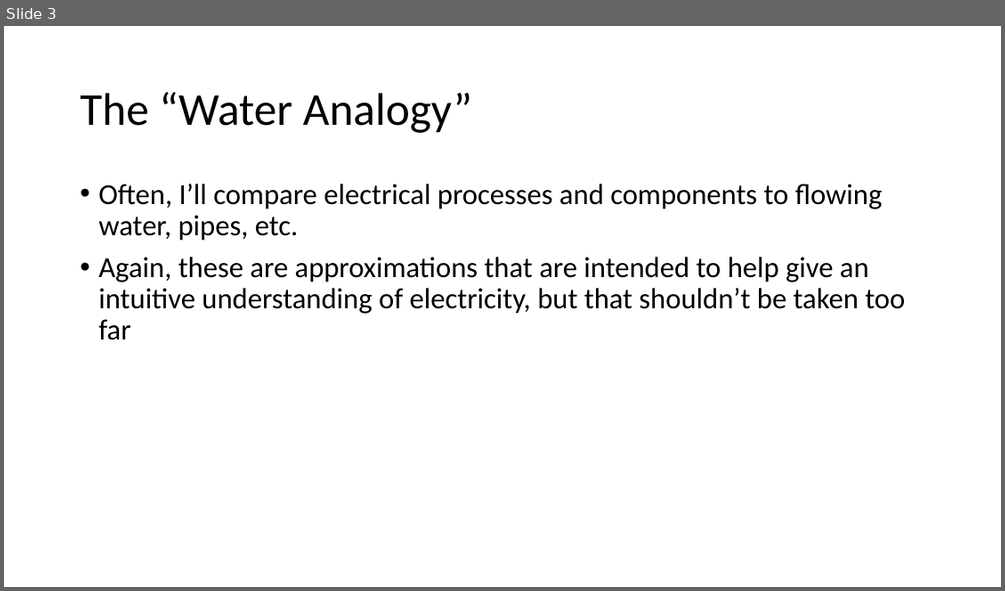
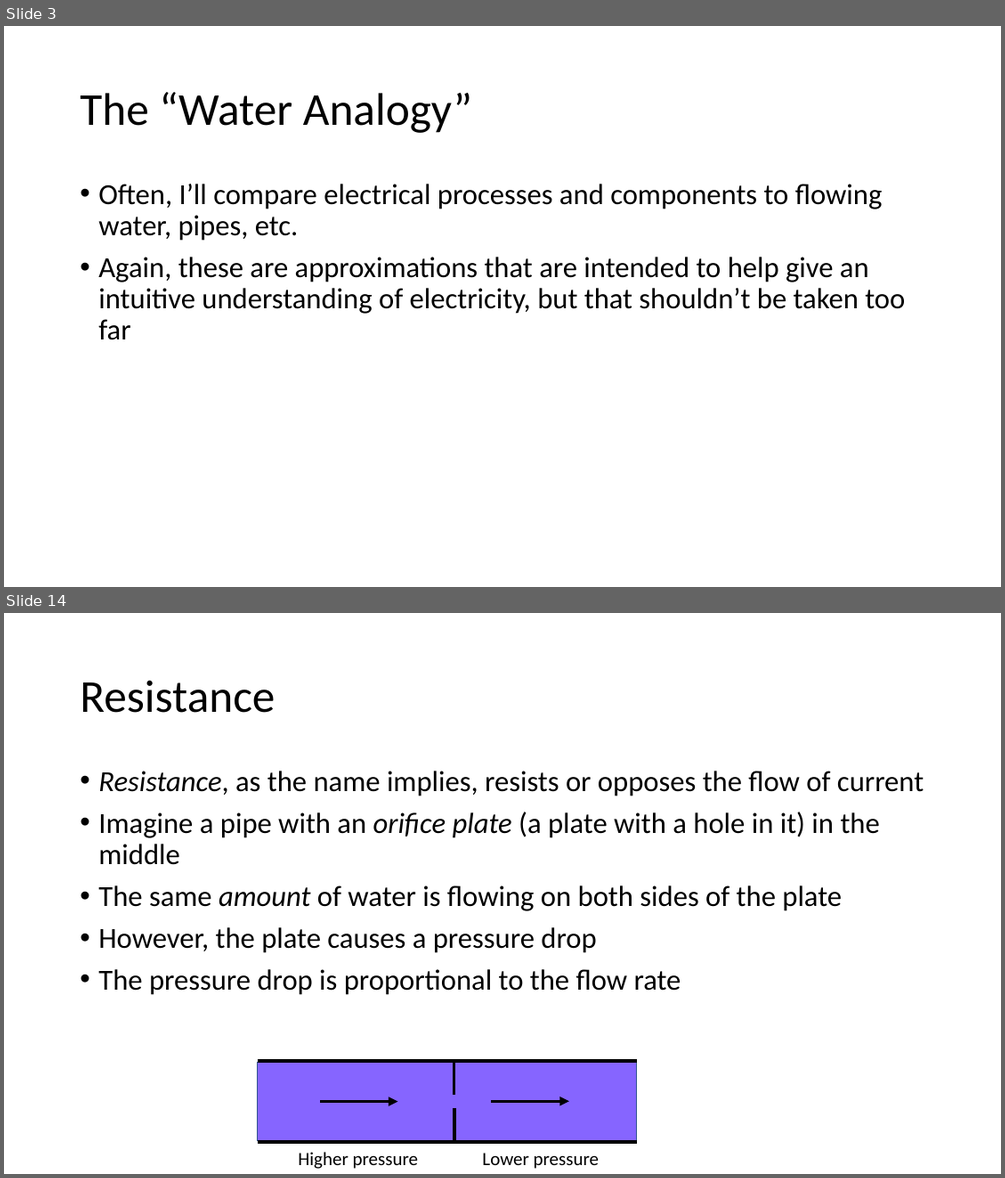
Before and after one commit to carlosgj/FRC-Training, a slide deck: Electronics 101.pptx. Shown one above the other, each under a label of ours: slide 3 before the commit, slides 3 and 14 after it; the slides between them are not shown. The pictures are 1005x591 and 1005x1178 pixels, drawn with LibreOffice and Linux fonts; fonts in the diff are those of the drawing. Boxes give left, top, right and bottom in pixels: in the first picture for what was removed or moved away, otherwise in the second. Text is boxed around its words. In the diff, an @@ line names an element or a change of style, - is before the commit and + after.

```diff
--- a/Electronics 101.pptx
+++ b/Electronics 101.pptx
@@ slide 14 added at (x1=4, y1=613, x2=1001, y2=1174), background #FFFFFF @@
@@ title added at (x1=80, y1=680, x2=275, y2=713), 44 pt, text #000000 @@
+Resistance
@@ text added at (x1=98, y1=771, x2=923, y2=995), 28 pt, text #000000 @@
+• Resistance, as the name implies, resists or opposes the flow of current
+• Imagine a pipe with an orifice plate (a plate with a hole in it) in the middle
+• The same amount of water is flowing on both sides of the plate
+• However, the plate causes a pressure drop
+• The pressure drop is proportional to the flow rate
@@ group added at (x1=258, y1=1061, x2=637, y2=1142): 4 lines, 2 arrows, 1 rectangle @@
@@ text added at (x1=298, y1=1151, x2=418, y2=1168), 18 pt, text #000000 @@
+Higher pressure
@@ text added at (x1=482, y1=1152, x2=599, y2=1168), 18 pt, text #000000 @@
+Lower pressure
```
Also in this commit, not shown: 4 slides changed, 10 other slides added.
